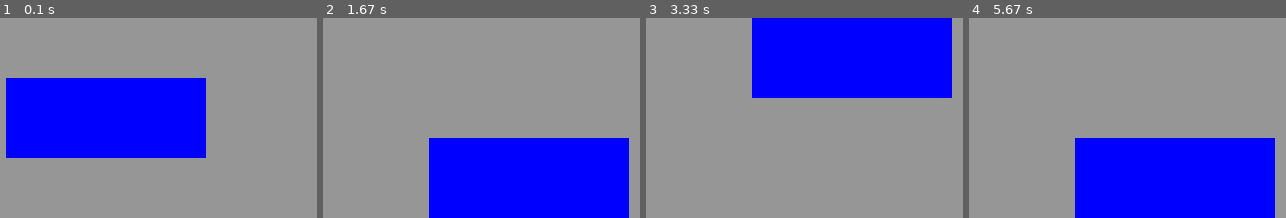
Above: before the commit, frames 1-4 (left to right).
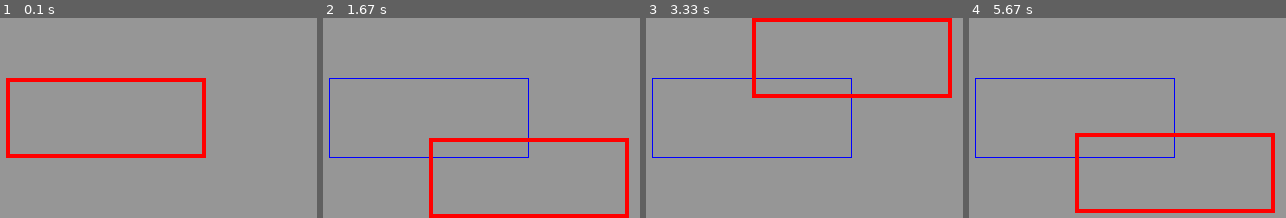
Above: after the commit, the same moments.

Repository: josh-reynolds/Python
Game: pygame game, started from pygame/tutorials/rect_2.py
Two runs of this game, one before a commit and one after it. Both use one fixed random seed, a clock stepped at 60 frames per second and the inputs below.
Inputs:
- Up to frame 1 (0.1 s): no input
- Up to frame 2 (1.67 s): hold Right 0.33-0.8 s; hold Up 0.83-1.13 s; tap B at 0.98 s; hold Right 1.17-1.63 s; tap C at 1.32 s
- Up to frame 3 (3.33 s): hold Left 1.67-2.2 s; tap T at 1.82, 3.15 s; hold Down 2.23-2.53 s; tap B at 2.38 s; hold Left 2.57-2.97 s; tap C at 2.72 s; hold Up from 3 s (still down)
- Up to frame 4 (5.67 s): release Up at 3.37 s; hold Right 3.4-4.03 s; tap B at 3.55, 5.12 s; hold Down 4.07-4.43 s; tap C at 4.22, 5.62 s; hold Left 4.47-4.93 s; tap T at 4.62 s; hold Right 4.97-5.43 s; hold Up from 5.47 s (still down)

The runs differ from the first frame. In frame 1, 25% of the frame differs, in the area x 1-65%, y 30-70%; in frame 2, 26%; in frame 3, 26%; in frame 4, 27%, in the area x 1-97%, y 30-100%.

Commit message:
Adding arrow key control to last tutorial

Diff:
--- a/pygame/tutorials/rect_2.py
+++ b/pygame/tutorials/rect_2.py
@@ -11,11 +11,13 @@
 SIZE   = (500, 200)
 
 width, height = SIZE
+dirs = {K_LEFT: (-5, 0), K_RIGHT: (5, 0), K_UP: (0, -5), K_DOWN: (0, 5)}
 
 pygame.init()
 screen = pygame.display.set_mode(SIZE)
 
-rect = Rect(50, 60, 200, 80)
+rect0 = Rect(50, 60, 200, 80)
+rect = rect0.copy()
 
 running = True
 while running:
@@ -36,9 +38,13 @@
                 rect.centery = height//2
             if event.key == K_b:
                 rect.bottom = height
+            if event.key in dirs:
+                v = dirs[event.key]
+                rect.move_ip(v)
 
     screen.fill(GREY)
-    pygame.draw.rect(screen, BLUE, rect)
+    pygame.draw.rect(screen, BLUE, rect0, 1)
+    pygame.draw.rect(screen, RED, rect, 4)
     pygame.display.flip()
 
 pygame.quit()
